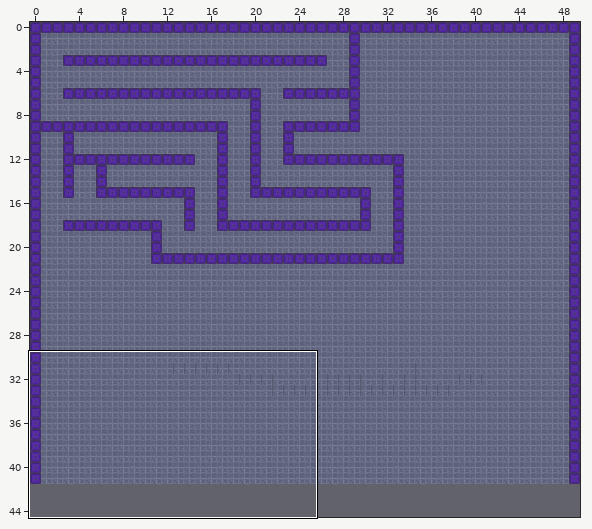
Tiled map: Simon_4_SlickGame/res/htest3.tmx. Above, an overview of the earlier version with the close-up marked.
Close-up. Before the commit:
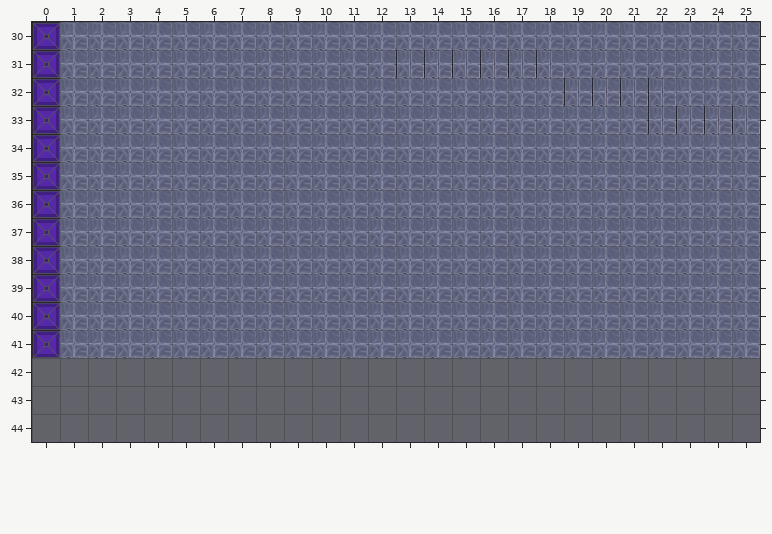
Cells are 64x64 px. Shown: x 0..25, y 30..44. The commit also changed other parts of the map, which this record leaves out.
New version:
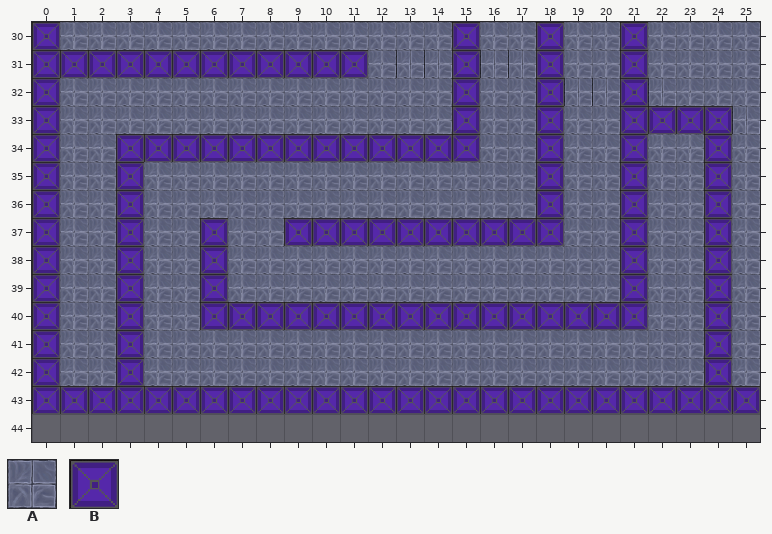
Key: from "ntile": A 0; from "ntile_2": B 0.
_ is an empty cell.
Edits made:
Layer "bottom":
y 42: x 25 _ -> A
Layer "walls":
y 30: x 15 _ -> B; x 18 _ -> B; x 21 _ -> B
y 31: x 1..11 ___________ -> BBBBBBBBBBB; x 15 _ -> B; x 18 _ -> B; x 21 _ -> B
y 32: x 15 _ -> B; x 18 _ -> B; x 21 _ -> B
y 33: x 15 _ -> B; x 18 _ -> B; x 21..24 ____ -> BBBB
y 34: x 3..15 _____________ -> BBBBBBBBBBBBB; x 18 _ -> B; x 21 _ -> B; x 24 _ -> B
y 35..36: x 3 _ -> B; x 18 _ -> B; x 21 _ -> B; x 24 _ -> B
y 37: x 3 _ -> B; x 6 _ -> B; x 9..18 __________ -> BBBBBBBBBB; x 21 _ -> B; x 24 _ -> B
y 38..39: x 3 _ -> B; x 6 _ -> B; x 21 _ -> B; x 24 _ -> B
y 40: x 3 _ -> B; x 6..21 ________________ -> BBBBBBBBBBBBBBBB; x 24 _ -> B
y 41: x 3 _ -> B; x 24 _ -> B
y 42: x 0..24 _________________________ -> BAABAAAAAAAAAAAAAAAAAAAAB
y 43: x 0..25 __________________________ -> BBBBBBBBBBBBBBBBBBBBBBBBBB
Boxes around the changes in both close-ups, in picture pixels (x1, y1, x2, y2):
added: (32, 22, 760, 414)
